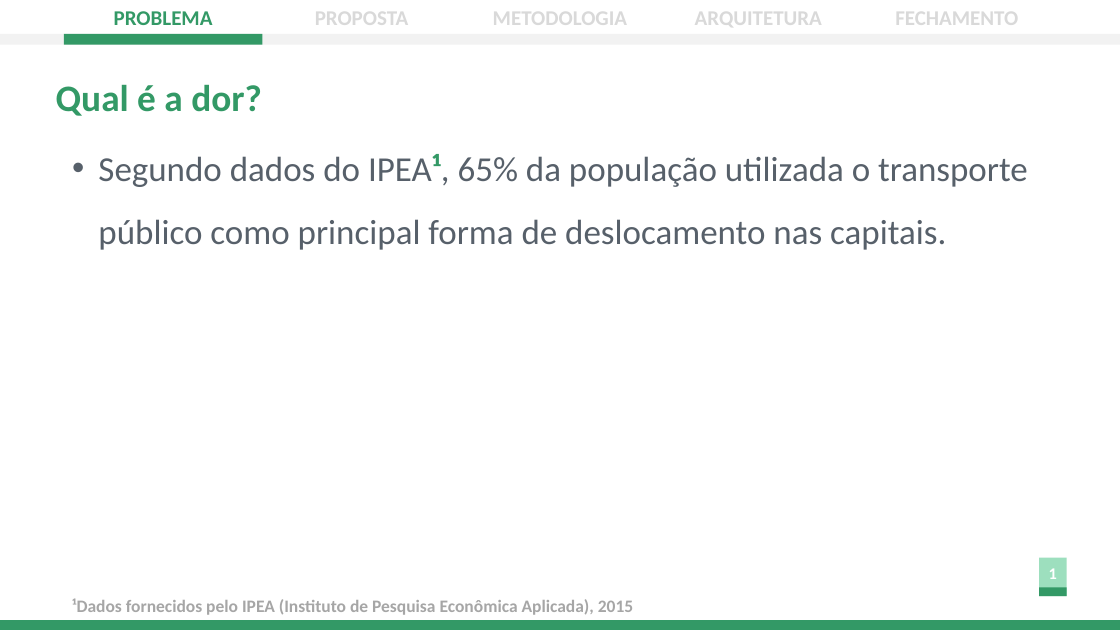
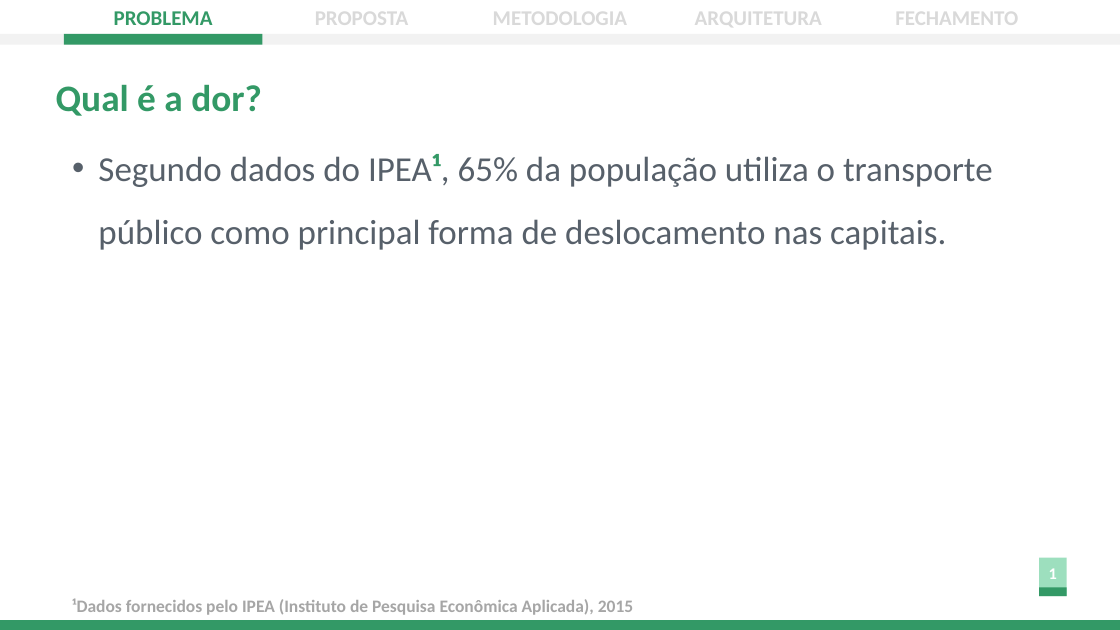
Before and after one commit to ICEI-PUC-Minas-PPLES-TI/plf-es-2022-2-ti1-7924100-mobilidade-urbana, a slide deck: slide 3 of docs/apresentacao/Apresentação - Sprint 4.pptx. Drawn at 1120x630 pixels with LibreOffice and Linux fonts; fonts in the diff are those of the drawing. Boxes give left, top, right and bottom in pixels: in the first picture for what was removed or moved away, otherwise in the second. Text is boxed around its words. In the diff, an @@ line names an element or a change of style, - is before the commit and + after.

```diff
--- a/docs/apresentacao/Apresentação - Sprint 4.pptx
+++ b/docs/apresentacao/Apresentação - Sprint 4.pptx
@@ text at box(98, 154, 993, 250): text changed @@
-• Segundo dados do IPEA¹, 65% da população utilizada o transporte público como principal forma de deslocamento nas capitais.
+• Segundo dados do IPEA¹, 65% da população utiliza o transporte público como principal forma de deslocamento nas capitais.
```
Also in this commit, not shown: 4 other slides changed, 1 other file.
